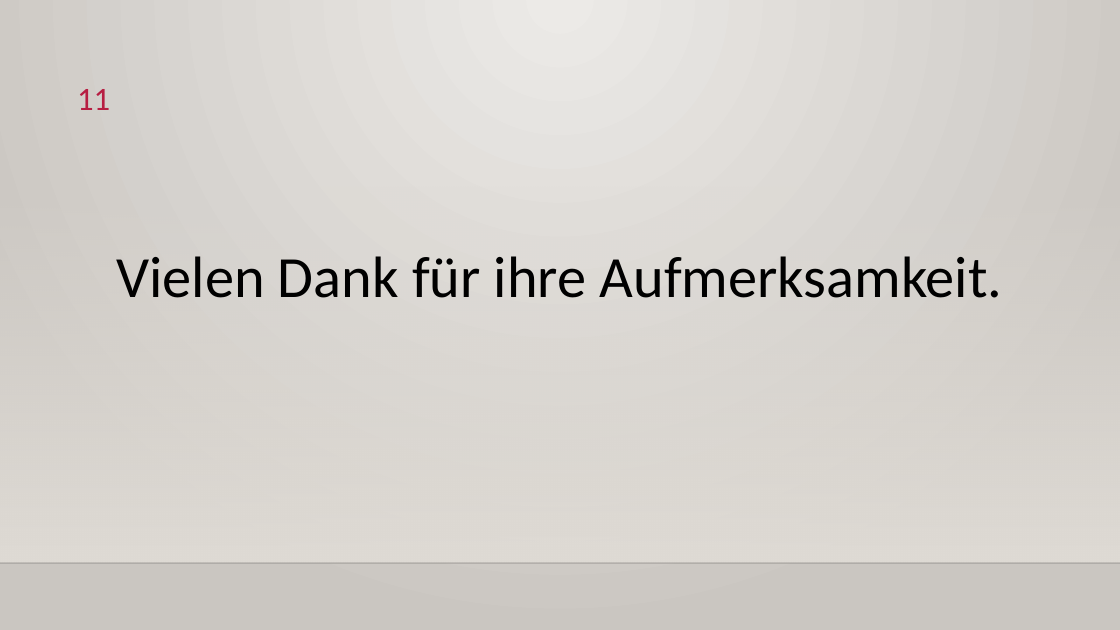
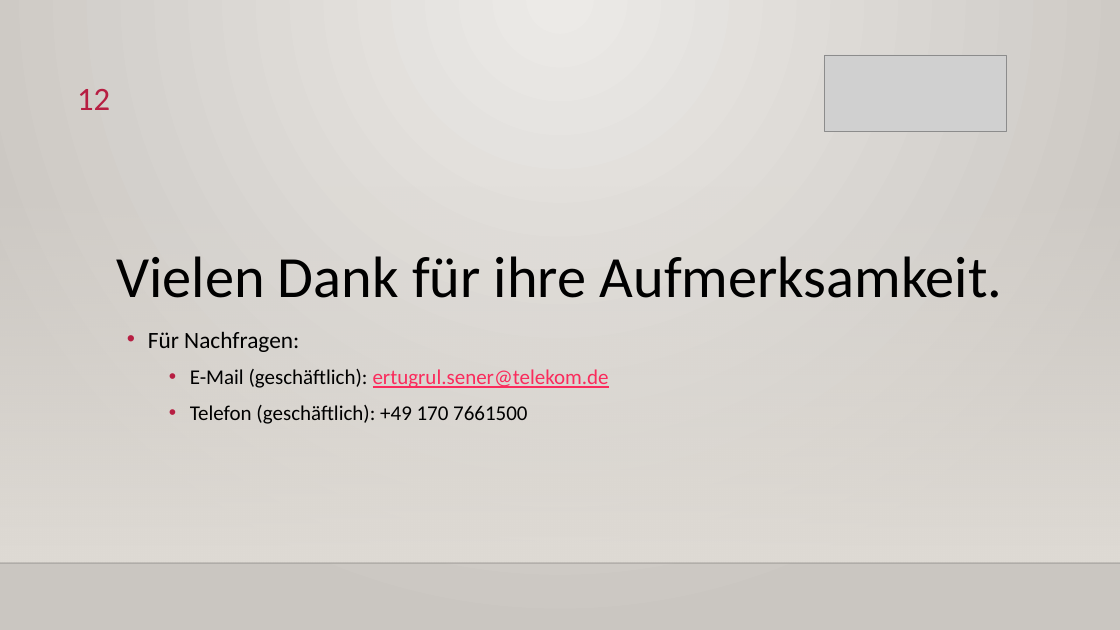
Before and after one commit to ErtugrulSener/Bachelorthesis, a slide deck: slide 12 of Colloquium/Kolloquium.pptx (slide 11 before the commit). Drawn at 1120x630 pixels with LibreOffice and Linux fonts; fonts in the diff are those of the drawing; grey boxes stand for pictures; background and template pictures are left out. Boxes give left, top, right and bottom in pixels: in the first picture for what was removed or moved away, otherwise in the second. Text is boxed around its words. In the diff, an @@ line names an element or a change of style, - is before the commit and + after.

```diff
--- a/Colloquium/Kolloquium.pptx
+++ b/Colloquium/Kolloquium.pptx
@@ picture added at [825,55,1007,131] @@
@@ page number at [77,89,110,110]: text changed @@
-11
+12
@@ text added at [148,331,609,424], 18 pt, text #000000 @@
+• Für Nachfragen:
+  • E-Mail (geschäftlich): ertugrul.sener@telekom.de
+  • Telefon (geschäftlich): +49 170 7661500
```
Also in this commit, not shown: 9 other slides changed, 2 slides added, 1 slide removed.
